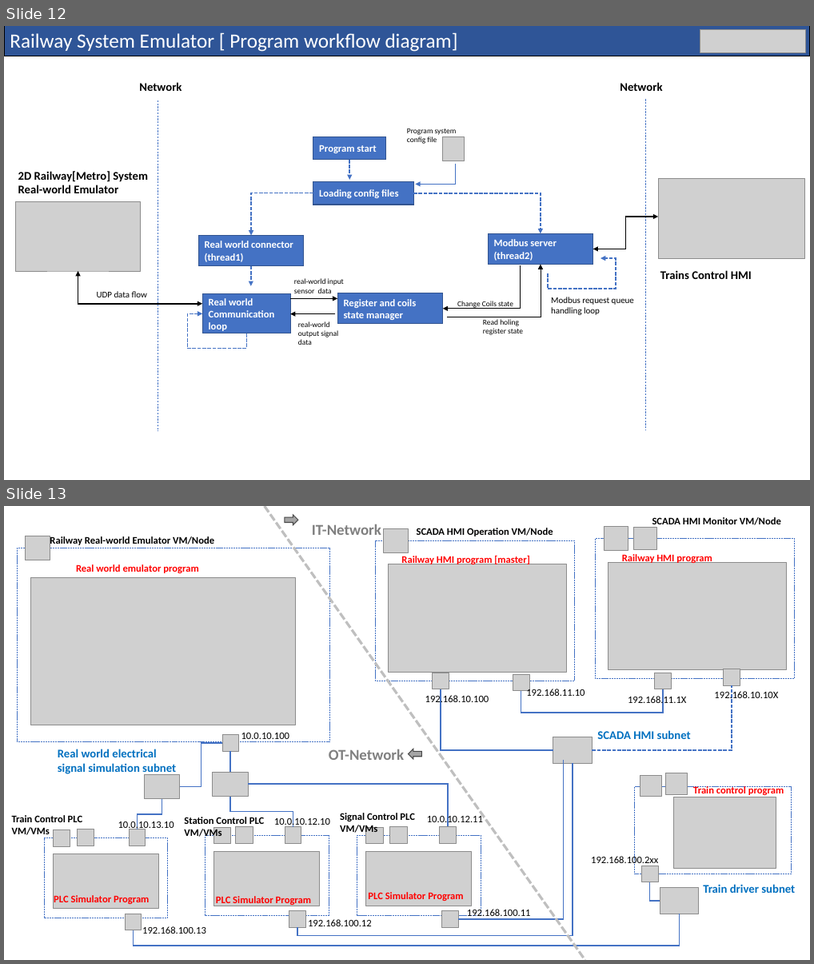
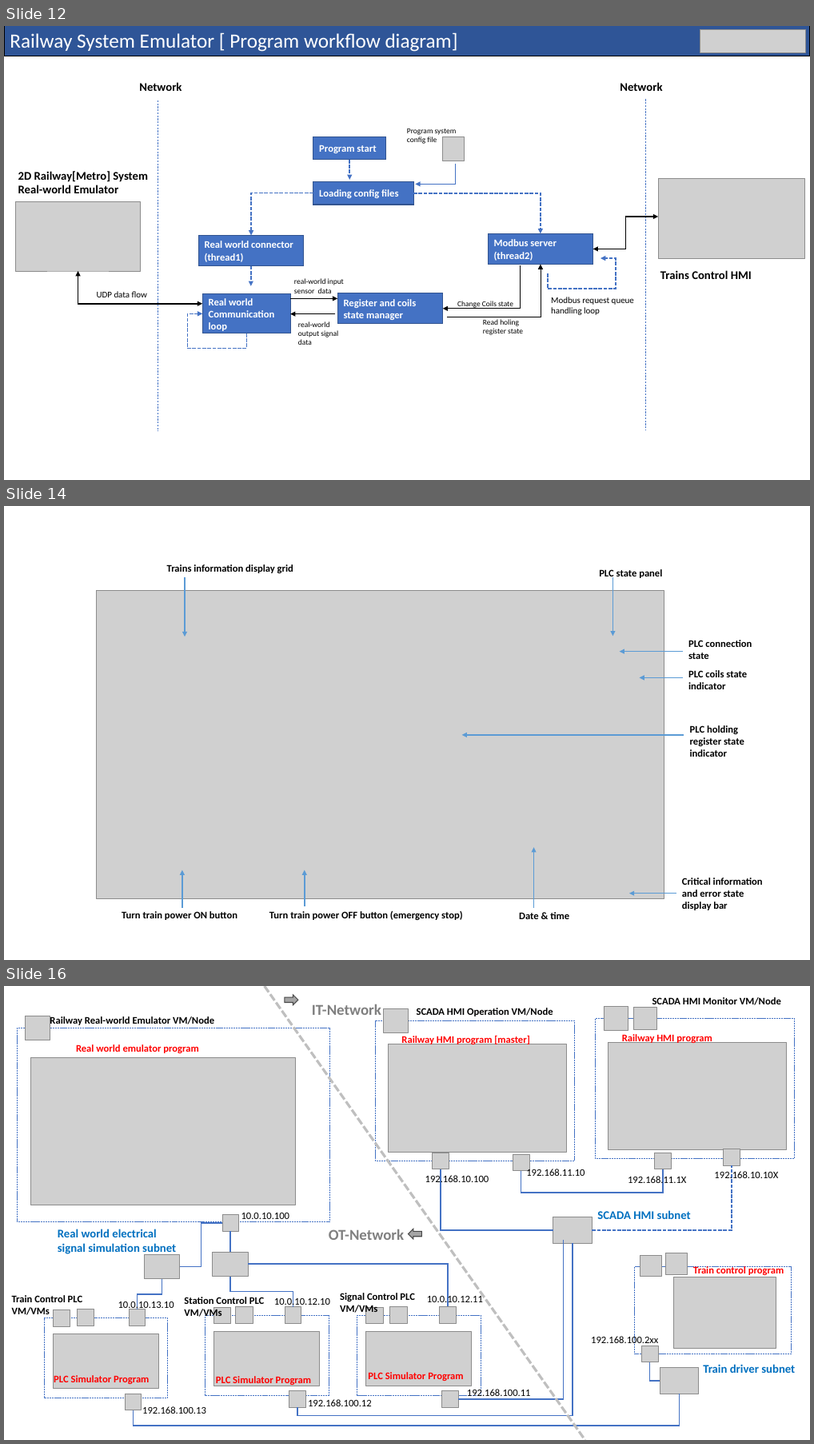
Before and after one commit to mrminhaz87/Railway-IT-OT-Demo, a slide deck: doc/designDoc.pptx. Shown one above the other, each under a label of ours: slides 12 and 13 before the commit, slides 12, 14 and 16 after it; the slides between them are not shown. The pictures are 814x964 and 814x1444 pixels, drawn with LibreOffice and Linux fonts; fonts in the diff are those of the drawing; grey boxes stand for pictures. Boxes give left, top, right and bottom in pixels: in the first picture for what was removed or moved away, otherwise in the second. Text is boxed around its words. In the diff, an @@ line names an element or a change of style, - is before the commit and + after.

Commit message:
Added the Railway System Trains Controller HMI read me file.

```diff
--- a/doc/designDoc.pptx
+++ b/doc/designDoc.pptx
@@ slide 14 added at (4, 506, 810, 960), background #FFFFFF @@
@@ text added at (167, 564, 294, 573), 12 pt, text #000000, bold @@
+Trains information display grid
@@ arrow added from (185, 577) to (185, 636), #5B9BD5 1.5 pt @@
@@ text added at (599, 569, 662, 579), 12 pt, text #000000, bold @@
+PLC state panel
@@ arrow added from (613, 577) to (613, 636), #5B9BD5 1.5 pt @@
@@ picture added at (97, 590, 665, 898) @@
@@ text added at (689, 640, 752, 659), 12 pt, text #000000, bold @@
+PLC connection state
@@ arrow added from (683, 651) to (620, 651), #5B9BD5 1.5 pt @@
@@ text added at (689, 670, 747, 689), 12 pt, text #000000, bold @@
+PLC coils state indicator
@@ arrow added from (683, 678) to (640, 678), #5B9BD5 1.5 pt @@
@@ arrow added from (685, 735) to (462, 735), #5B9BD5 1.5 pt @@
@@ text added at (690, 725, 745, 756), 12 pt, text #000000, bold @@
+PLC holding register state indicator
@@ arrow added from (534, 908) to (534, 847), #5B9BD5 1.5 pt @@
@@ arrow added from (182, 908) to (182, 869), #5B9BD5 1.5 pt @@
@@ arrow added from (305, 906) to (305, 869), #5B9BD5 1.5 pt @@
@@ text added at (682, 877, 763, 910), 12 pt, text #000000, bold @@
+Critical information and error state display bar
@@ text added at (122, 911, 238, 920), 12 pt, text #000000, bold @@
+Turn train power ON button
@@ text added at (270, 911, 463, 920), 12 pt, text #000000, bold @@
+Turn train power OFF button (emergency stop)
@@ text added at (519, 912, 570, 919), 12 pt, text #000000, bold @@
+Date & time
@@ arrow added from (677, 893) to (630, 893), #5B9BD5 1.5 pt @@
@@ what was slide 13 is now slide 16 @@
```
Also in this commit, not shown: 2 other slides added, 11 other files.
